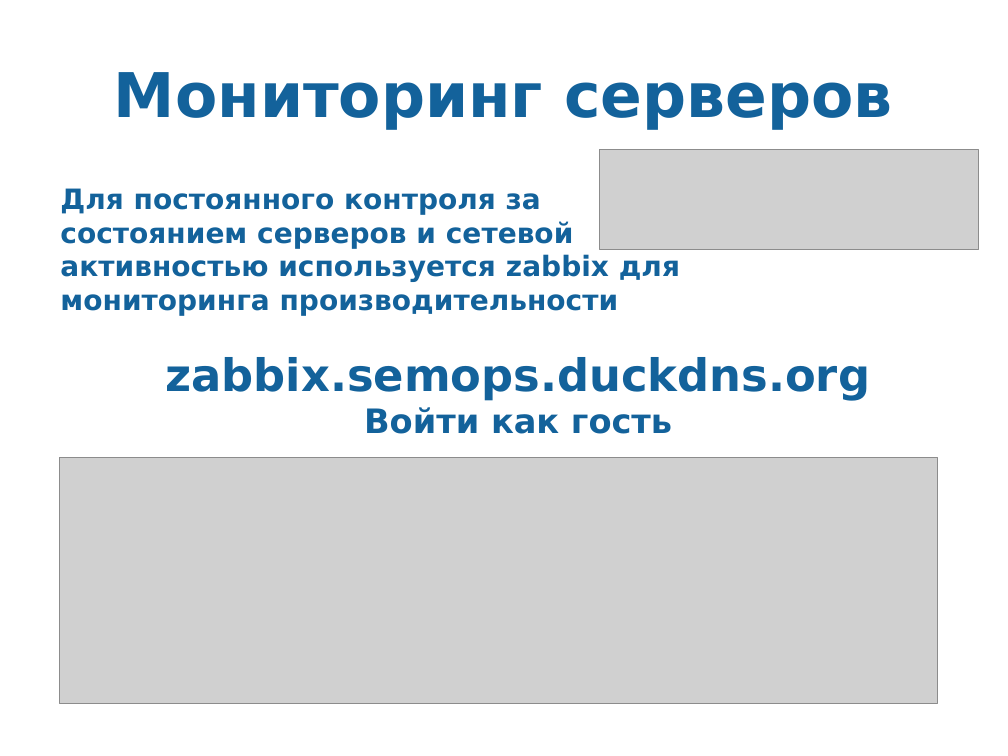
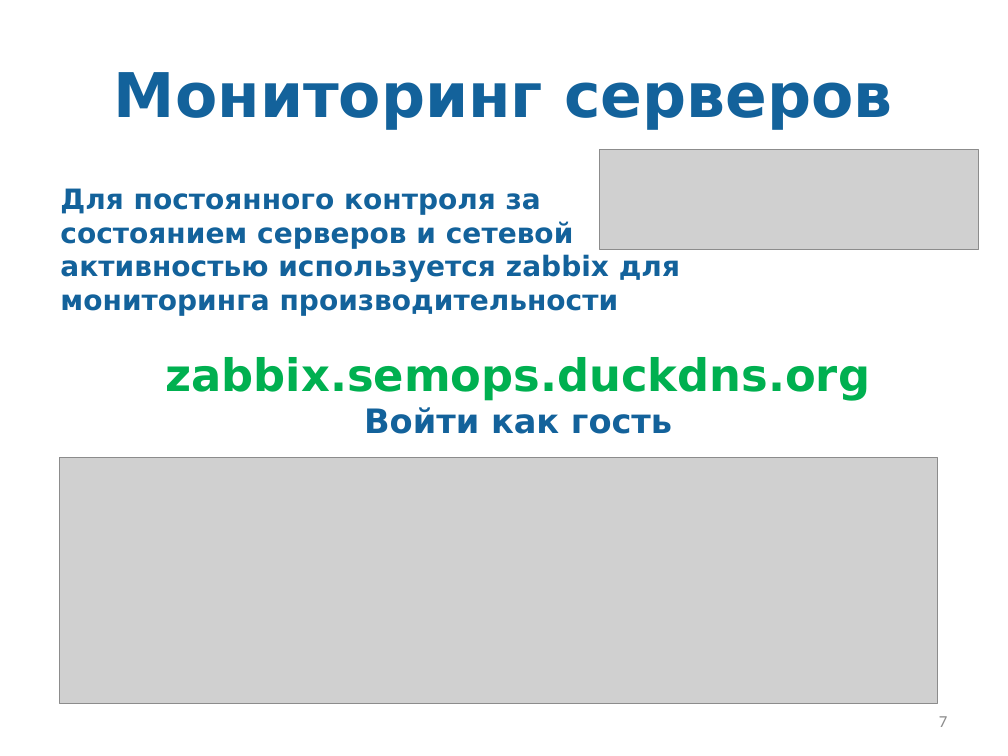
Before and after one commit to Sem5075/Course2025, a slide deck: slide 7 of Презентация.pptx (slide 6 before the commit). Drawn at 1008x756 pixels with LibreOffice and Linux fonts; fonts in the diff are those of the drawing; grey boxes stand for pictures. Boxes give left, top, right and bottom in pixels: in the first picture for what was removed or moved away, otherwise in the second. Text is boxed around its words. In the diff, an @@ line names an element or a change of style, - is before the commit and + after.

```diff
--- a/Презентация.pptx
+++ b/Презентация.pptx
@@ text at (x1=165, y1=357, x2=870, y2=400): text colour #13629B to #00B050 in "zabbix.semops.duckdns.org" @@
@@ page number added at (x1=939, y1=716, x2=947, y2=727), 12 pt, text #8C8C8C @@
+7
```
Also in this commit, not shown: 7 other slides changed, 1 slide added, 1 other file.
